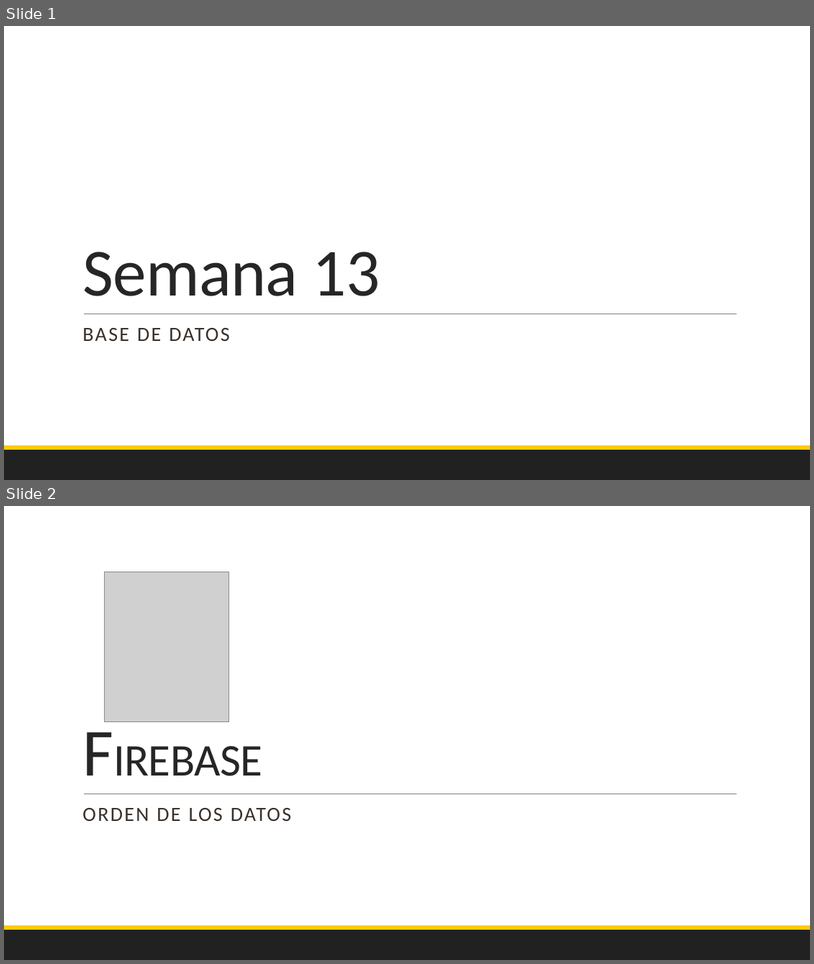
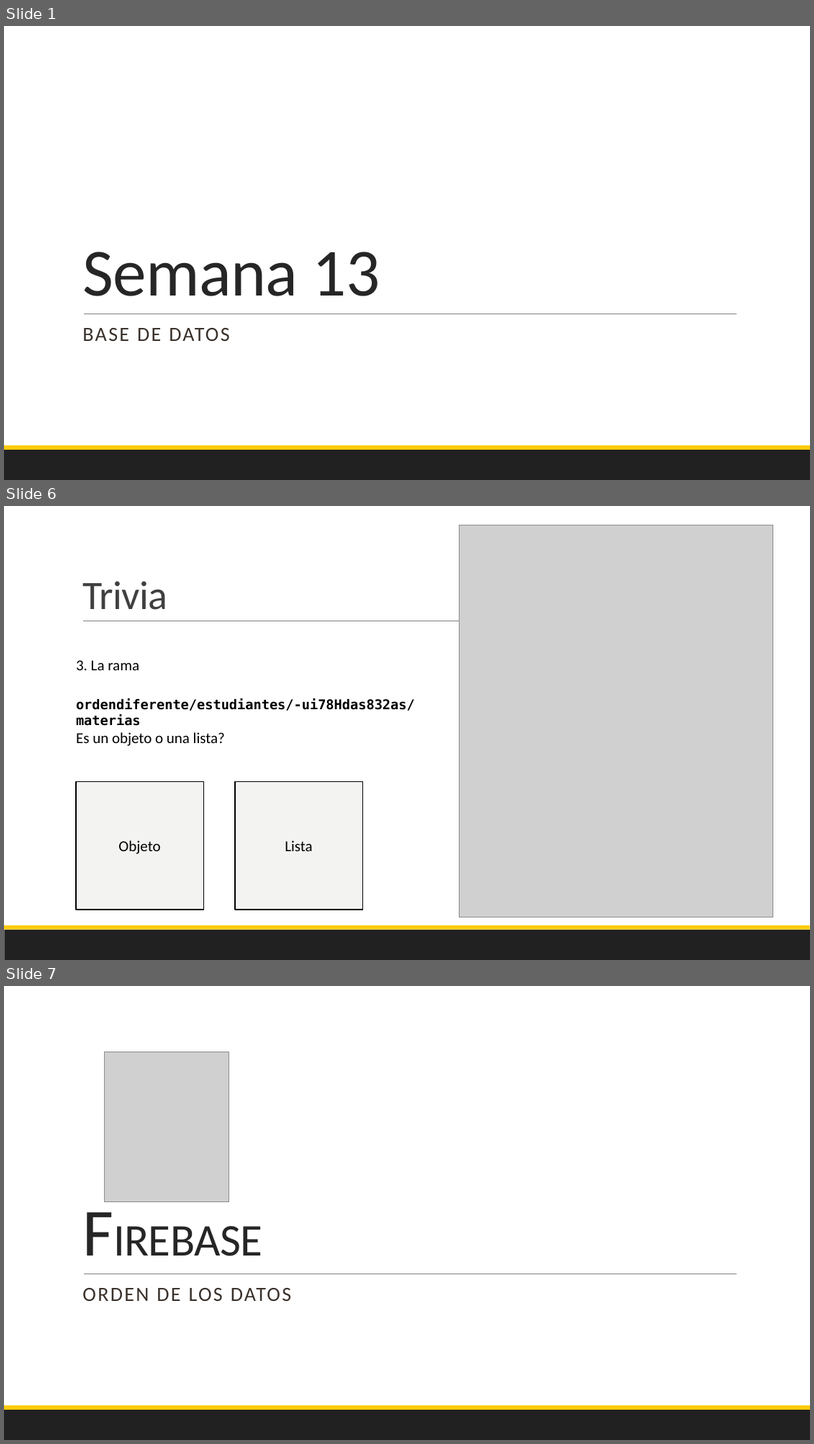
Before and after one commit to Domiciano/EcoApp201, a slide deck: Semana 13/PresentacionMartes.pptx. Shown one above the other, each under a label of ours: slides 1 and 2 before the commit, slides 1, 6 and 7 after it; the slides between them are not shown. The pictures are 814x964 and 814x1444 pixels, drawn with LibreOffice and Linux fonts; fonts in the diff are those of the drawing; grey boxes stand for pictures. Boxes give left, top, right and bottom in pixels: in the first picture for what was removed or moved away, otherwise in the second. Text is boxed around its words. In the diff, an @@ line names an element or a change of style, - is before the commit and + after.

```diff
--- a/Semana 13/PresentacionMartes.pptx
+++ b/Semana 13/PresentacionMartes.pptx
@@ slide 6 added at box(4, 506, 810, 960), background #FFFFFF; not listed: 2 template elements that a slide beside it also shows @@
@@ picture added at box(460, 525, 774, 917) @@
@@ title added at box(82, 581, 167, 610), 48 pt, text #404040 @@
+Trivia
@@ line added from (83, 621) to (743, 621), #808080 0.5 pt @@
@@ text added at box(76, 660, 225, 746), 18 pt, text #000000 @@
+3. La rama
+Es un objeto o una lista?
@@ text added at box(76, 698, 415, 726), 16 pt, text #000000, bold @@
+ordendiferente/estudiantes/-ui78Hdas832as/materias
@@ rectangle added at box(76, 781, 203, 909), fill #F3F3F2, outline #000000 1.25 pt, 18 pt, text #000000 @@
+Objeto
@@ rectangle added at box(235, 781, 363, 909), fill #F3F3F2, outline #000000 1.25 pt, 18 pt, text #000000 @@
+Lista
@@ what was slide 2 is now slide 7 @@
```
Also in this commit, not shown: 6 other slides added, 2 other files.
